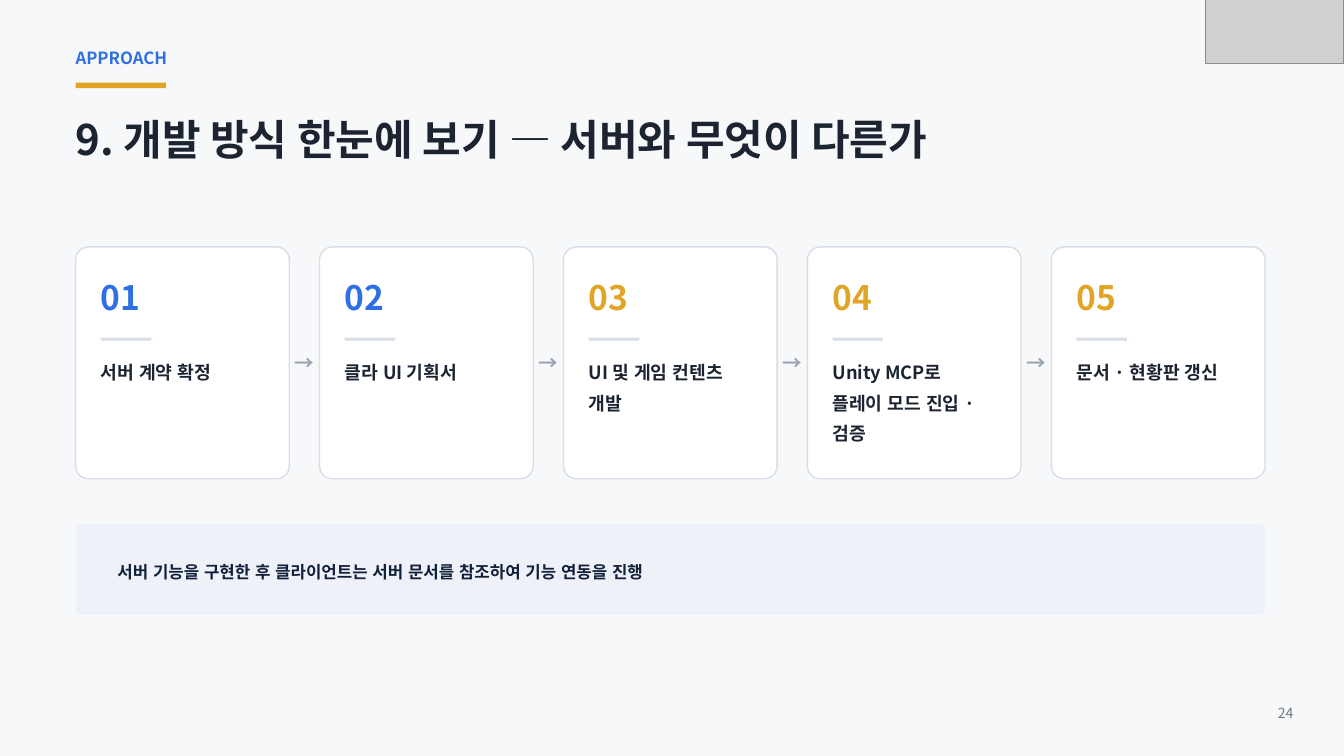
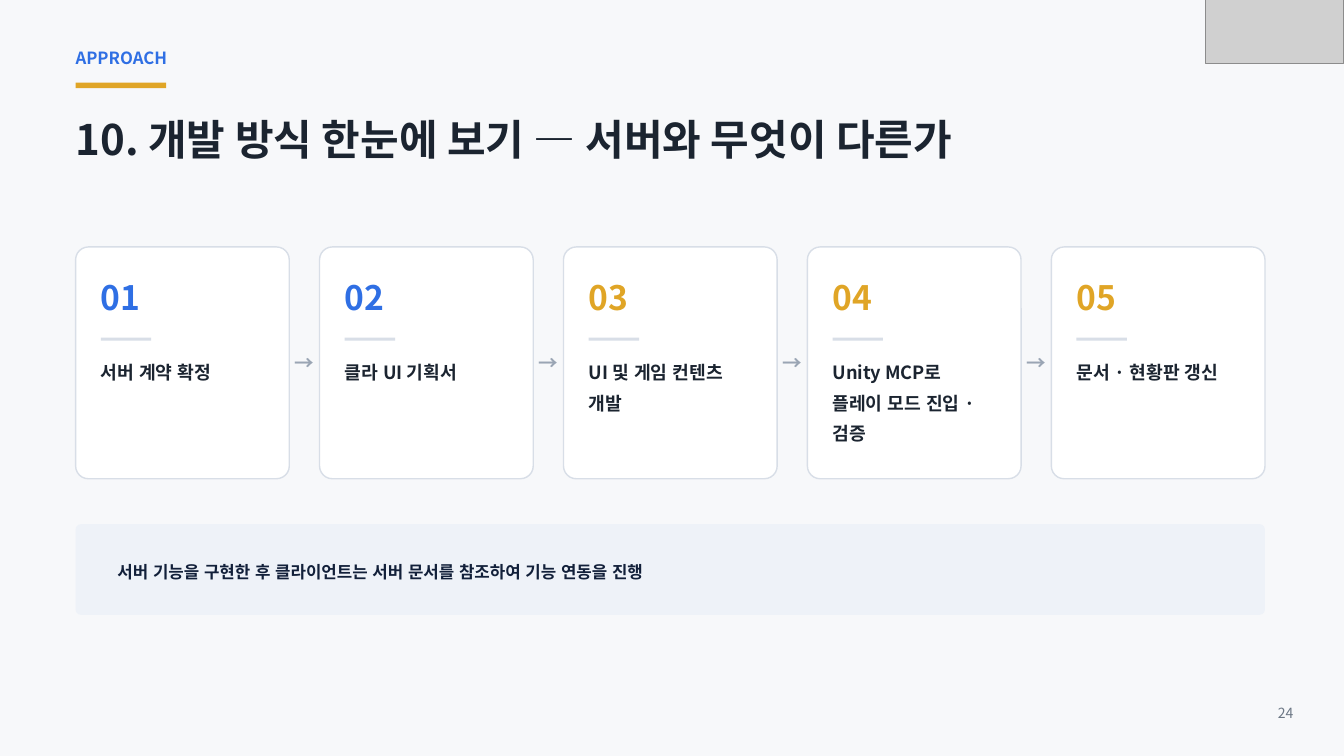
Before and after one commit to ks-wook/com2us-taskbar-hero, a slide deck: slide 24 of docs/com2us-taskbar-hero-발표자료.pptx (slide 23 before the commit). Drawn at 1344x756 pixels with LibreOffice and Linux fonts; fonts in the diff are those of the drawing; grey boxes stand for pictures. Boxes give left, top, right and bottom in pixels: in the first picture for what was removed or moved away, otherwise in the second. Text is boxed around its words. In the diff, an @@ line names an element or a change of style, - is before the commit and + after.

```diff
--- a/docs/com2us-taskbar-hero-발표자료.pptx
+++ b/docs/com2us-taskbar-hero-발표자료.pptx
@@ text at [76, 119, 952, 159]: text changed @@
-9. 개발 방식 한눈에 보기 — 서버와 무엇이 다른가
+10. 개발 방식 한눈에 보기 — 서버와 무엇이 다른가
```
Also in this commit, not shown: 9 other slides changed, 7 slides added.
